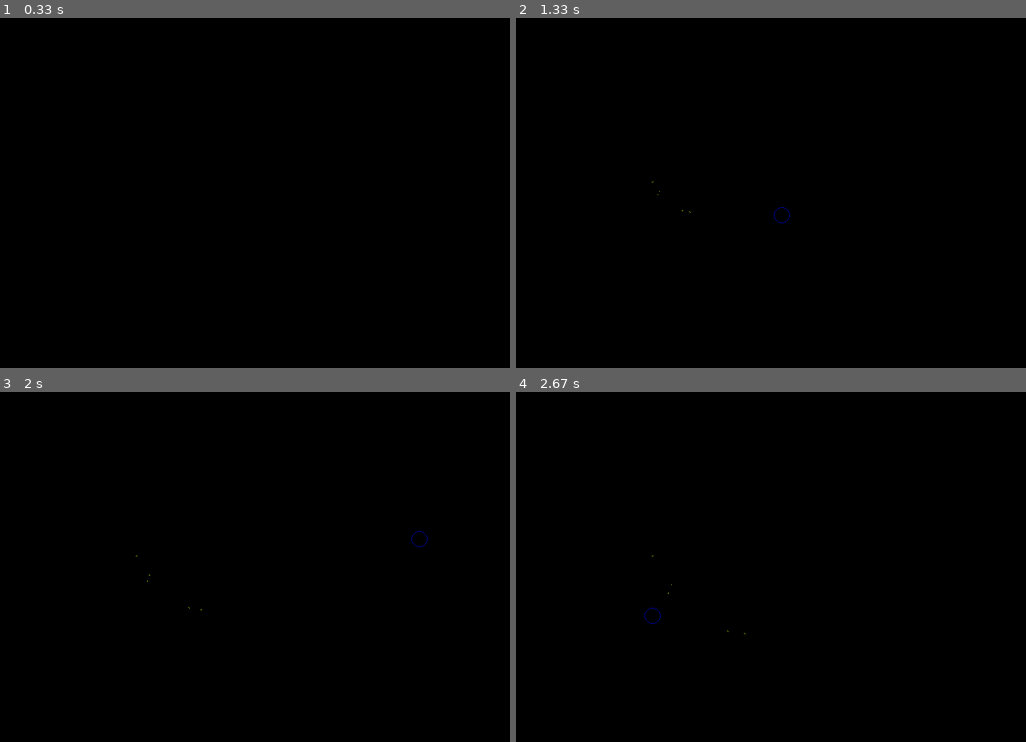
Above: before the commit, frames 1-4 (two rows, left to right).
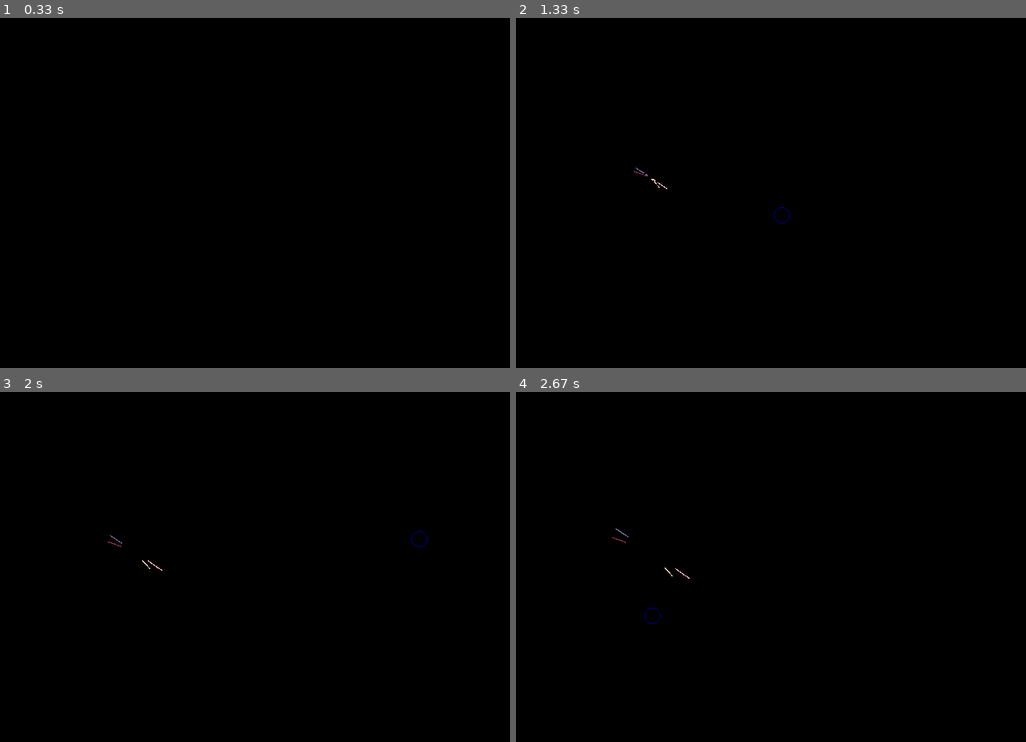
Above: after the commit, the same moments.

Repository: misspellted/enlightened
Game: pygame game, started from launcher.py
Two runs of this game, one before a commit and one after it. Both use one fixed random seed, a clock stepped at 60 frames per second and the inputs below.
Inputs (mouse positions are in pixels of both pictures, inside the frame that each line leads up to):
- Up to frame 1 (0.33 s): no input
- Up to frame 2 (1.33 s): press the mouse at (648, 175) at 0.37 s; move the mouse to (735, 217) at 0.47 s; release the mouse at (827, 259) at 0.6 s; press the mouse at (648, 175) at 0.7 s; move the mouse to (643, 102) at 0.8 s; release the mouse at (638, 32) at 0.93 s; press the mouse at (648, 175) at 1.03 s; move the mouse to (714, 196) at 1.13 s; release the mouse at (781, 214) at 1.27 s
- Up to frame 3 (2 s): right-click (173, 420) at 1.38 s; press the mouse at (173, 420) at 1.7 s; move the mouse to (295, 479) at 1.8 s; release the mouse at (418, 539) at 1.93 s
- Up to frame 4 (2.67 s): press the mouse at (689, 420) at 2.03 s; move the mouse to (822, 521) at 2.13 s; release the mouse at (954, 623) at 2.27 s; press the mouse at (689, 420) at 2.37 s; move the mouse to (674, 518) at 2.47 s; release the mouse at (653, 616) at 2.6 s

Frame 1 is identical in both runs. In frame 2, less than 0.1% of the frame differs, in the area x 23-35%, y 42-56%; in frame 3, less than 0.1%; in frame 4, less than 0.1%, in the area x 18-46%, y 39-70%.

Commit message:
Basically adds a particle system
It was not the intent.. initially, but I'm too enchanted by the
simplicity of it all to take it out/disable it.

Also fixed the random velocity applied to instances of the Ray,
and also added Ray::reflect, although the first couple of tries
had some bugs in it (naturally). The biggest one was the `elif`
block's reflection - multiplying a value by 1 does not reflect
the value.. it keeps it the same. D'oh!

Diff:
--- a/demos/emitter.py
+++ b/demos/emitter.py
@@ -6,11 +6,27 @@
 class Ray:
   MAXIMUM_LIFE = 2000
 
+  @staticmethod
+  def reflect(lower, current, modifier, upper):
+    next, modified = current, modifier
+
+    if next + modified < lower:
+      modified *= -1
+      next = lower + (modified - next + lower)
+    elif upper < next + modified:
+      next = upper - (next + modified - upper)
+      modified *= -1
+    else:
+      next += modified
+
+    return (next, modified)
+
   def __init__(self, position):
     self.lastPosition = None
     self.position = position
-    self.velocity = (random(), random())
-    self.rayColor = (127, 127, 0)
+    self.velocity = (random() - 0.5, random() - 0.5)
+    #self.rayColor = (127, 127, 0)
+    self.rayColor = (int(random() * 255), int(random() * 255), int(random() * 255))
     self.life = int(random() * Ray.MAXIMUM_LIFE)
     self.trail = list()
 
@@ -19,24 +35,39 @@
       self.lastPosition = self.position
       px, py = self.position
       vx, vy = self.velocity
-      if not 0 <= px < space[0]:
-        vx *= -1
-      if not 0 <= py < space[1]:
-        vy *= -1
-      px += vx
-      py += vy
+
+      # print(f"[{vx, vy}] @ ({px}, {py})")
+
+      # Reflect the ray if necessary.
+      px, vx = Ray.reflect(0, px, vx, space[0])
+      py, vy = Ray.reflect(0, py, vy, space[1])
+
+      # print(f"[{vx, vy}] @ ({px}, {py})")
+
       self.position = (px, py)
       self.velocity = (vx, vy)
       self.life -= 1
 
   def draw(self, surface):
-    pygame.draw.line(surface, self.rayColor, self.lastPosition, self.position)
-    self.trail.append((self.lastPosition, self.position))
+    try:
+      pygame.draw.line(surface, self.rayColor, self.lastPosition, self.position)
+      self.trail.append((self.lastPosition, self.position))
+    except TypeError as oops:
+      print(f"Failed at {self.lastPosition} -> {self.position}!")
+      pass
 
 class EmittingDemo(PyGameDemo):
+  RAY_TRAIL_LENGTH = 50
   MAXIMUM_RAYS = 16
   RAYS_PER_EMIT = MAXIMUM_RAYS >> 2
   EMIT_COOLDOWN = RAYS_PER_EMIT << 8
+  # TODO: Have fun with these! Definitely a particle system in this code, lol!
+  # MAXIMUM_RAYS = 128
+  # RAYS_PER_EMIT = MAXIMUM_RAYS >> 0
+  # EMIT_COOLDOWN = RAYS_PER_EMIT >> 0
+  # MAXIMUM_RAYS = 2
+  # RAYS_PER_EMIT = MAXIMUM_RAYS >> 1
+  # EMIT_COOLDOWN = RAYS_PER_EMIT << 8
 
   def __init__(self):
     PyGameDemo.__init__(self)
@@ -52,6 +83,7 @@
     self.absorbColor = (0, 127, 0) # Green for 'grab'/absorb
     self.rays = list() # Track the rays in the scene.
     self.emitCoolDown = 0
+    self.wiping = False
 
   def createWindow(self, length, height):
     PyGameDemo.createWindow(self, length, height)
@@ -66,6 +98,8 @@
         self.emitting = True
       elif event.button == pygame.BUTTON_RIGHT:
         self.absorbing = True
+      elif event.button == pygame.BUTTON_MIDDLE:
+        self.wiping = True
       else:
         PyGameDemo.processEvent(self, event)
     elif event.type == pygame.MOUSEBUTTONUP:
@@ -73,6 +107,8 @@
         self.emitting = False
       elif event.button == pygame.BUTTON_RIGHT:
         self.absorbing = False
+      elif event.button == pygame.BUTTON_MIDDLE:
+        self.wiping = False
       else:
         PyGameDemo.processEvent(self, event)
     else:
@@ -88,6 +124,10 @@
     return emitted
 
   def update(self):
+    # Wipe the window if it was requested.
+    if self.wiping:
+      self.window.fill((0, 0, 0))
+
     # Redraw where the last cursor was.
     if self.lastCursorRect is not None:
       self.window.blit(self.lastCursorArea, self.lastCursorRect)
@@ -129,8 +169,9 @@
       for ray in self.rays:
         ray.update(self.window.get_size())
 
-        if 0 < len(ray.trail):
-          pygame.draw.line(self.window, (0, 0, 0), ray.trail[-1][0], ray.trail[-1][0])
+        if (EmittingDemo.RAY_TRAIL_LENGTH - 1) < len(ray.trail):
+          pygame.draw.line(self.window, (0, 0, 0), ray.trail[-EmittingDemo.RAY_TRAIL_LENGTH][0], ray.trail[-EmittingDemo.RAY_TRAIL_LENGTH][0])
+          # pygame.draw.aaline(self.window, (0, 0, 0), ray.trail[-EmittingDemo.RAY_TRAIL_LENGTH][0], ray.trail[-EmittingDemo.RAY_TRAIL_LENGTH][0])
 
         ray.draw(self.window)
 
